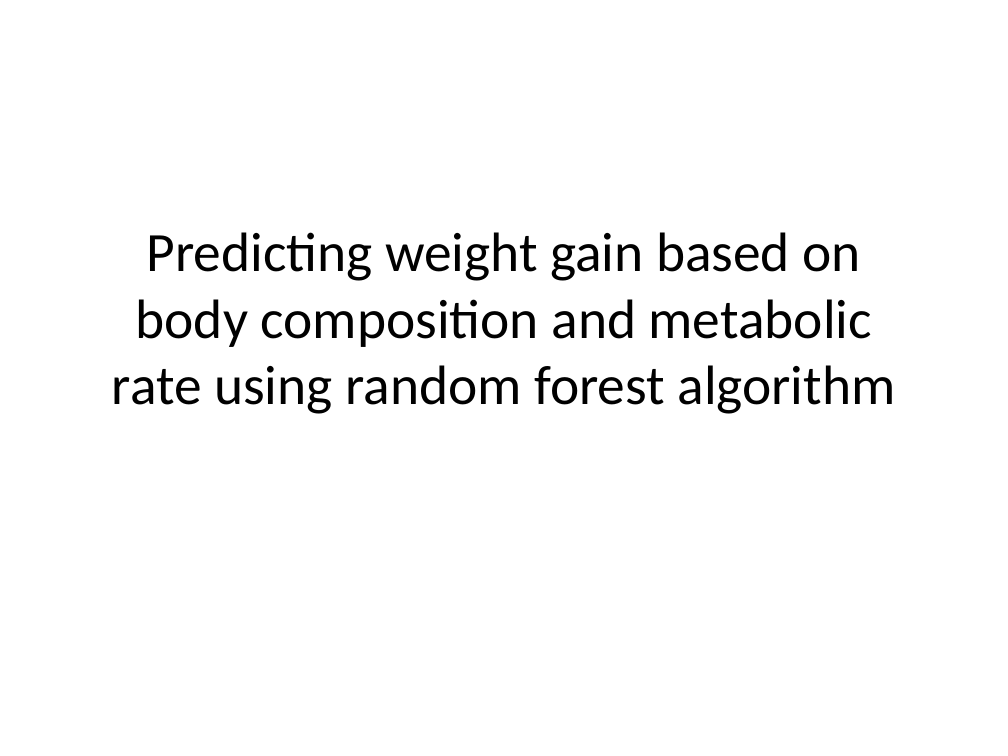
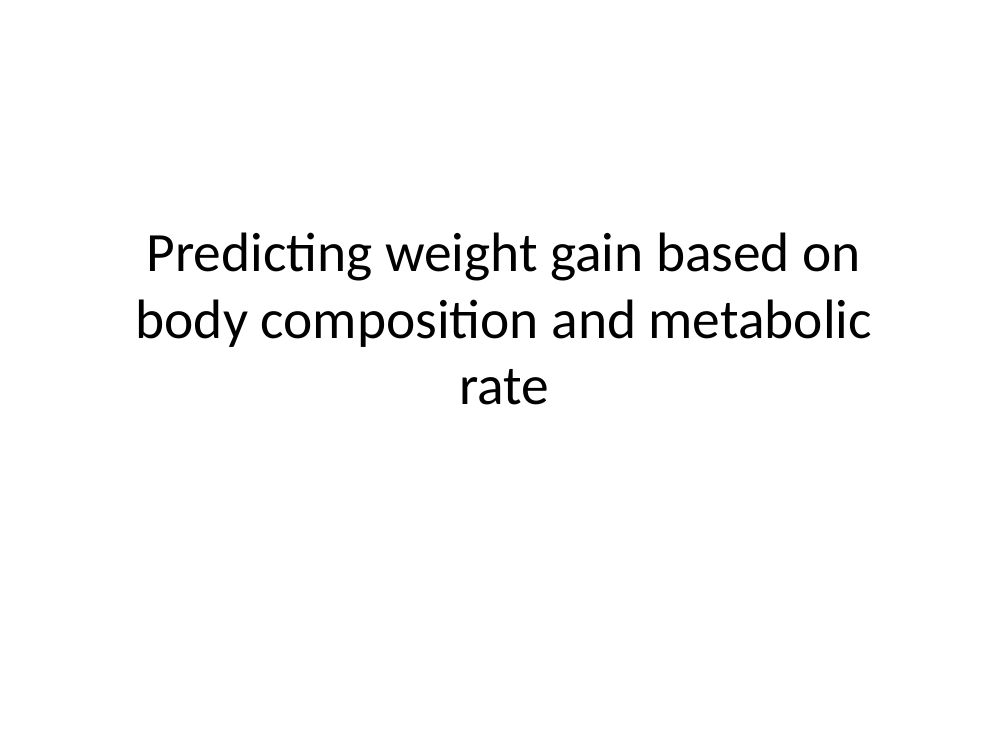
Before and after one commit to BridgesLab/PredictorsDietInducedObesity, a slide deck: slide 1 of ResultsSlides.pptx. Drawn at 1008x756 pixels with LibreOffice and Linux fonts; fonts in the diff are those of the drawing. Boxes give left, top, right and bottom in pixels: in the first picture for what was removed or moved away, otherwise in the second. Text is boxed around its words. In the diff, an @@ line names an element or a change of style, - is before the commit and + after.

```diff
--- a/ResultsSlides.pptx
+++ b/ResultsSlides.pptx
@@ title at bbox=[136, 232, 872, 405]: text changed @@
-Predicting weight gain based on body composition and metabolic rate using random forest algorithm
+Predicting weight gain based on body composition and metabolic rate
```
Also in this commit, not shown: 3 slides added, 3 slides removed.
